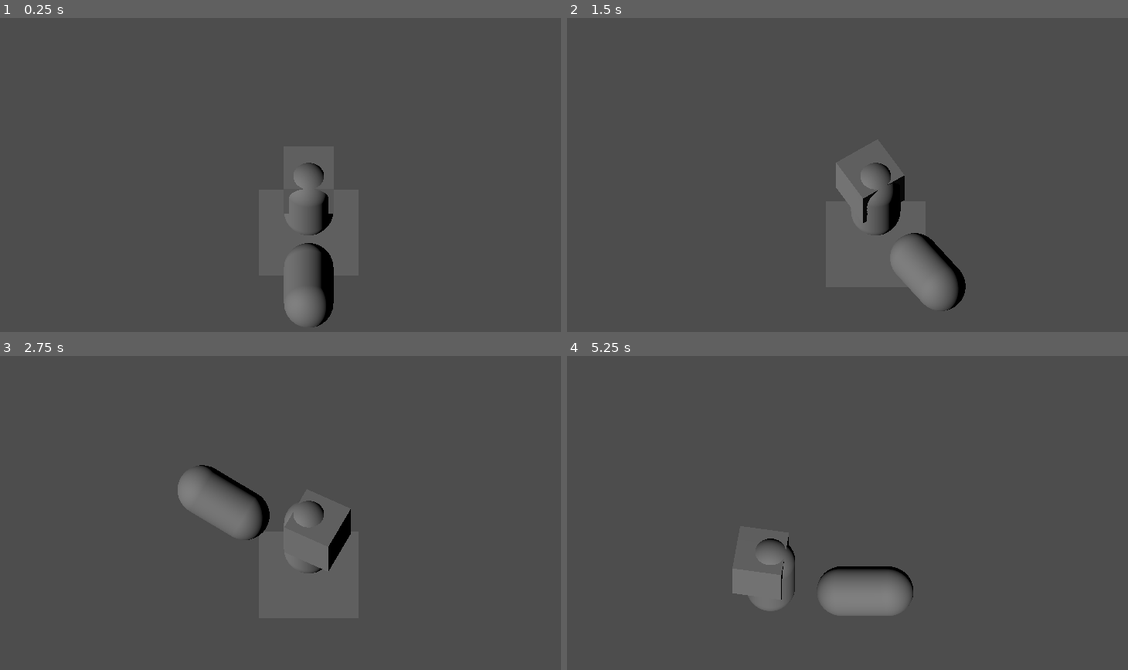
Above: before the commit, frames 1-4 (two rows, left to right).
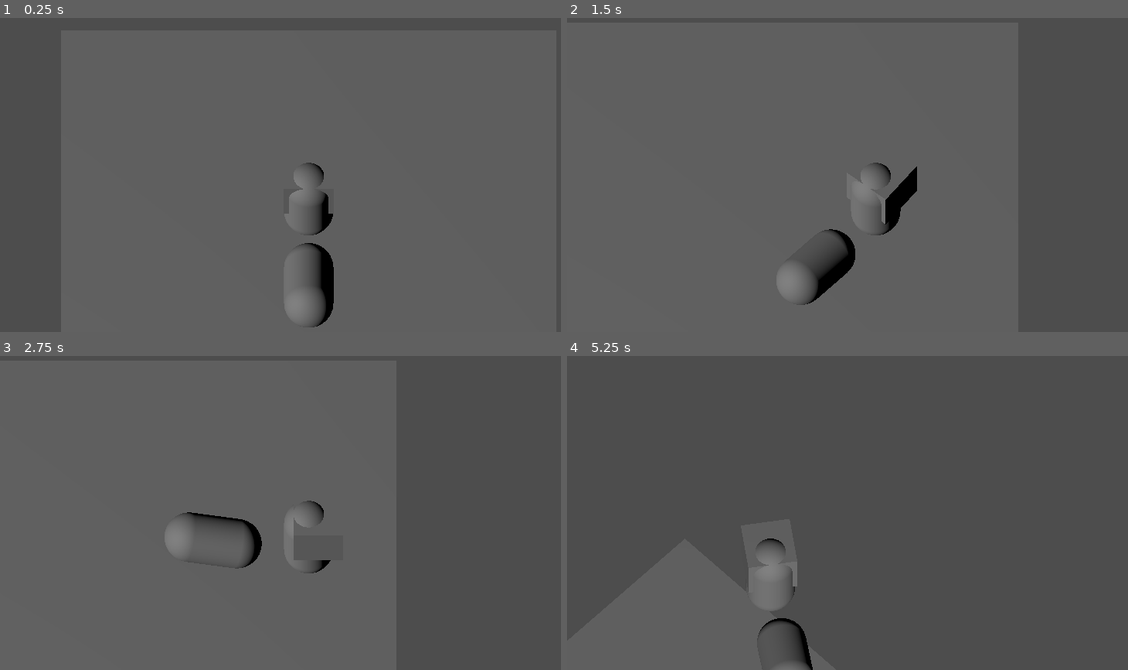
Above: after the commit, the same moments.

Repository: NekDuk/nuclear-winter
Game: Godot game, scene res://core/base_world.tscn
The game is run twice, just before and just after one commit, with the same random seed, the same clock (stepped at 60 frames per second) and the same inputs.
Inputs (mouse positions are in pixels of both pictures, inside the frame that each line leads up to):
- Up to frame 1 (0.25 s): no input
- Up to frame 2 (1.5 s): tap Enter at 0.5 s; move the mouse to (1010, 140) at 0.52 s; hold D (move_right) 0.53-1.28 s; hold Right mouse button (aim) 0.53-1.28 s; move the mouse to (752, 175) at 1.27 s; hold S (move_back) from 1.28 s (still down); right-click (752, 175) at 1.35 s
- Up to frame 3 (2.75 s): move the mouse to (370, 418) at 2.02 s; release S (move_back) at 2.03 s; hold D (move_right) from 2.03 s (still down); hold Middle mouse button (camera_rotate) from 2.03 s (still down); right-click (370, 418) at 2.3 s
- Up to frame 4 (5.25 s): move the mouse to (847, 566) at 2.77 s; release D (move_right) at 2.78 s; release Middle mouse button (camera_rotate) at 2.78 s; hold W (move_forward) 2.78-3.53 s; tap Mouse wheel up (zoom_in) at 2.85 s; right-click (847, 566) at 3.05 s; move the mouse to (1060, 547) at 3.52 s; hold Mouse wheel down (zoom_out) 3.53-4.28 s; hold A (move_left) 3.53-5.03 s; right-click (1060, 547) at 3.8 s; move the mouse to (690, 443) at 4.27 s; right-click (690, 443) at 4.35 s; move the mouse to (909, 497) at 5.02 s; hold S (move_back) from 5.03 s (still down); hold Right mouse button (aim) from 5.03 s (still down)

The runs differ from the first frame. In frame 2, 3.0% of the frame differs, in the area x 37-72%, y 47-94%; in frame 3, 2.2%; in frame 4, 2.5%.

Commit message:
fixing movement slides during turning

Diff:
--- a/core/base_world.tscn
+++ b/core/base_world.tscn
@@ -2,16 +2,25 @@
 
 [ext_resource type="PackedScene" uid="uid://4uag5vqrvp45" path="res://entities/player/player.tscn" id="1_ufccg"]
 
-[sub_resource type="PlaneMesh" id="PlaneMesh_ufccg"]
+[sub_resource type="BoxShape3D" id="BoxShape3D_ufccg"]
+size = Vector3(9.982605, 1, 9.887756)
+
+[sub_resource type="BoxMesh" id="BoxMesh_ufccg"]
 
 [node name="BaseWorld" type="Node3D" unique_id=525816558]
 
 [node name="CharacterBody3D" parent="." unique_id=1561415968 instance=ExtResource("1_ufccg")]
 
-[node name="MeshInstance3D" type="MeshInstance3D" parent="." unique_id=1661866511]
-transform = Transform3D(1, 0, 0, 0, 1, 0, 0, 0, 1, 0, -1.3825115, 0)
-mesh = SubResource("PlaneMesh_ufccg")
-
 [node name="DirectionalLight3D" type="DirectionalLight3D" parent="." unique_id=1751660000]
 transform = Transform3D(0.55496055, 0.46445706, -0.6901437, 0, 0.8296227, 0.55832446, 0.83187664, -0.30984804, 0.46040785, 2.8045166, 0, 0)
 light_energy = 0.7
+
+[node name="StaticBody3D" type="StaticBody3D" parent="." unique_id=731147028]
+transform = Transform3D(1, 0, 0, 0, 1, 0, 0, 0, 1, 0, -1.955489, 0)
+
+[node name="CollisionShape3D" type="CollisionShape3D" parent="StaticBody3D" unique_id=1367942195]
+shape = SubResource("BoxShape3D_ufccg")
+
+[node name="MeshInstance3D" type="MeshInstance3D" parent="StaticBody3D" unique_id=1713286693]
+transform = Transform3D(10, 0, 0, 0, 0.1, 0, 0, 0, 10, 0, 0, 0)
+mesh = SubResource("BoxMesh_ufccg")
--- a/entities/player/camera_controller.gd
+++ b/entities/player/camera_controller.gd
@@ -14,7 +14,6 @@
 @export var _max_size := 20.0
 @export var _zoom_step := 1.5
 @export var _zoom_speed := 10.0 # interpolation speed
-const RAY_LENGTH: float = 100.0
 
 var _target_size:= 7.0
 var _offset: Vector3
@@ -32,14 +31,13 @@
 func _get_mouse_real_world() -> Vector3:
 	var mouse_pos = get_viewport().get_mouse_position()
 
-	var from = _camera.project_ray_origin(mouse_pos)
-	var to = from + _camera.project_ray_normal(mouse_pos) * RAY_LENGTH
-	var space_state = get_world_3d().direct_space_state
-	var query = PhysicsRayQueryParameters3D.create(from, to)
-	var result = space_state.intersect_ray(query)
+	var ray_origin = _camera.project_ray_origin(mouse_pos)
+	var ray_dir = _camera.project_ray_normal(mouse_pos)
+	var floor_plane = Plane(Vector3.UP, _controller.global_position.y)
+	var intersection = floor_plane.intersects_ray(ray_origin, ray_dir)
 
-	if result:
-		return result.position
+	if intersection:
+		return intersection
 
 	push_warning("Mouse hit no object, cant get real world space")
 	return Vector3.ZERO
--- a/entities/player/player_controller.gd
+++ b/entities/player/player_controller.gd
@@ -2,11 +2,9 @@
 class_name PlayerController
 
 enum MoveState {WALK, JOG, SPRINT, CROUCH, AIM}
-#@export var _move_state: MoveState = MoveState.WALK
 
 @onready var _player := get_parent() as CharacterBody3D
-#@onready var _manager := get_parent() as PlayerManager
-@onready var _cam_controller:= $"../CameraPivot" as CameraController
+@onready var _cam_controller := $"../CameraPivot" as CameraController
 
 var _movement_scale: float = 1.0
 @export var _strafe_penalty := 0.5
@@ -14,13 +12,13 @@
 @export var _base_speed := 10.0
 @export var _stop_speed := 10.0
 @export var _turn_speed := 3.14 # radians
+@export var _forward_cutoff := .3
 var _target_position: Vector3 = Vector3.ZERO
 
 var _aiming: bool = false
 var _turning: bool = false
 
 func start_aim(target_pos: Vector3) -> void:
-	#dot math to look
 	_aiming = true
 	_target_position = target_pos
 
@@ -28,7 +26,6 @@
 	_aiming = false
 
 func turn_towards_target(delta: float) -> void:
-	# turning
 	var target_dir = _target_position - _player.global_position
 	target_dir.y = 0 # flatten
 
@@ -45,29 +42,40 @@
 			var final_quat = current_quat.slerp(target_quat, weight)
 			_player.global_basis = Basis(final_quat)
 
-
 func _physics_process(delta: float) -> void:
 	var speed = _base_speed * _movement_scale
-	var input_dir = Vector2(
-		Input.get_axis("move_left", "move_right"),
-		Input.get_axis("move_back", "move_forward"))
+	var input_dir = Input.get_vector("move_left", "move_right", "move_back", "move_forward")
 
-	#turning
-	turn_towards_target(delta)
+	if input_dir != Vector2.ZERO:
+		var forward_dir: Vector3 = -_cam_controller.player_basis.z * input_dir.y
+		var right_dir: Vector3 = _cam_controller.player_basis.x * input_dir.x
+		var move_dir = forward_dir + right_dir
 
-	# movement
-	if input_dir:
 		if _aiming:
-			pass
+			turn_towards_target(delta)
+
+			var dot = -_player.basis.z.dot(move_dir.normalized())
+			var forward_vel = forward_dir * speed
+			var right_vel = right_dir * speed
+
+			if dot < _forward_cutoff and dot > -_forward_cutoff:
+				right_vel *= _strafe_penalty
+			elif dot < -_forward_cutoff:
+				forward_vel *= _back_penalty
+
+			_player.velocity = forward_vel + right_vel
 		else:
-			var forward_dir := Vector3(-_cam_controller.player_basis.z * input_dir.y).normalized()
-			var right_dir := Vector3(_cam_controller.player_basis.x * input_dir.x).normalized()
-			_target_position = _player.global_position + (forward_dir + right_dir)
+			_target_position = _player.global_position + move_dir
+			turn_towards_target(delta)
+
 			if not _turning:
 				_player.velocity = -_player.basis.z * speed
 			else:
-				_player.velocity = _player.velocity.move_toward(Vector3.ZERO, _stop_speed * delta)
+				_player.velocity = Vector3.ZERO
 	else:
+		if _aiming:
+			turn_towards_target(delta)
+		# Added * delta here to fix frame-rate independence
 		_player.velocity = _player.velocity.move_toward(Vector3.ZERO, _stop_speed * delta)
 
 	_player.move_and_slide()
